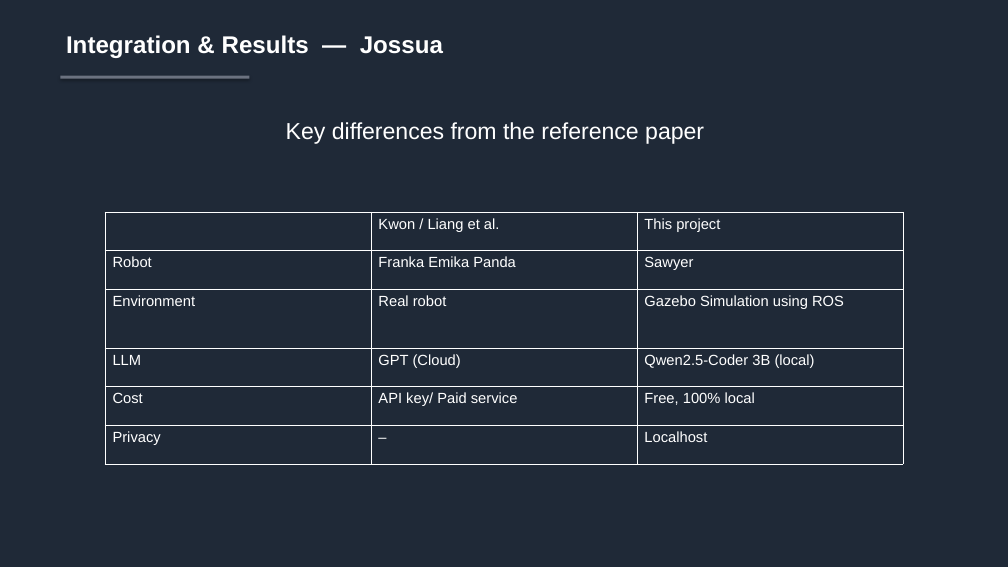
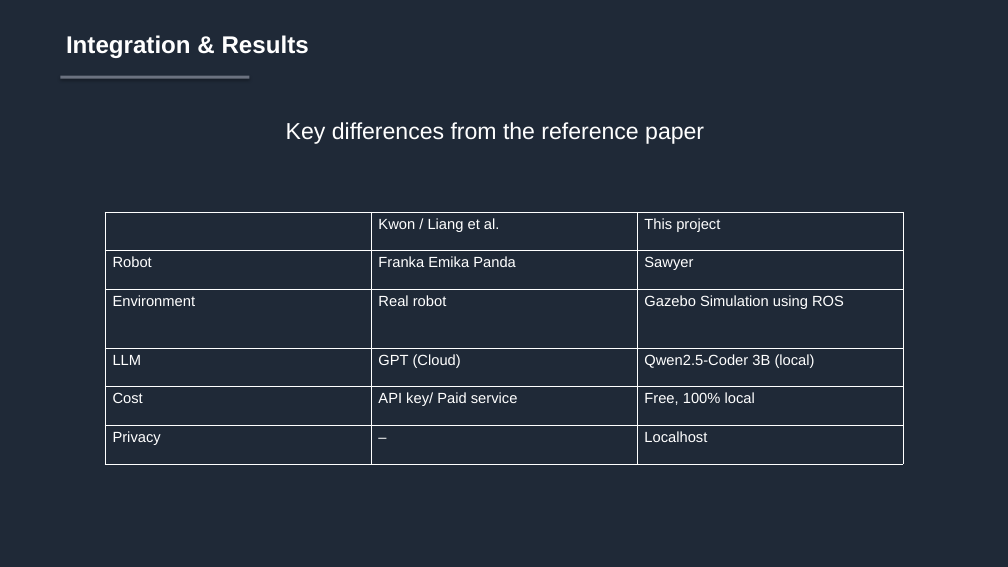
Before and after one commit to jerp73hit/ros_ws, a slide deck: slide 11 of project_presentation.pptx. Drawn at 1008x567 pixels with LibreOffice and Linux fonts; fonts in the diff are those of the drawing. Boxes give left, top, right and bottom in pixels: in the first picture for what was removed or moved away, otherwise in the second. Text is boxed around its words. In the diff, an @@ line names an element or a change of style, - is before the commit and + after.

```diff
--- a/project_presentation.pptx
+++ b/project_presentation.pptx
@@ text at (66, 35, 309, 58): text changed @@
-Integration & Results — Jossua
+Integration & Results
```
Also in this commit, not shown: 5 other slides changed.
